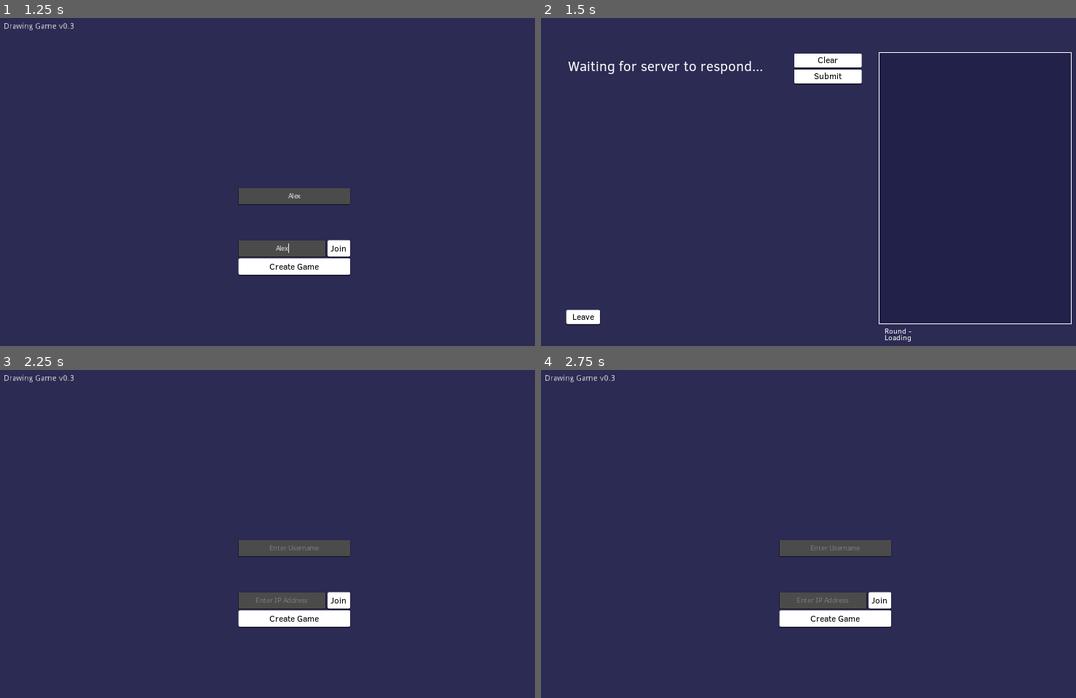
Above: before the commit, frames 1-4 (two rows, left to right).
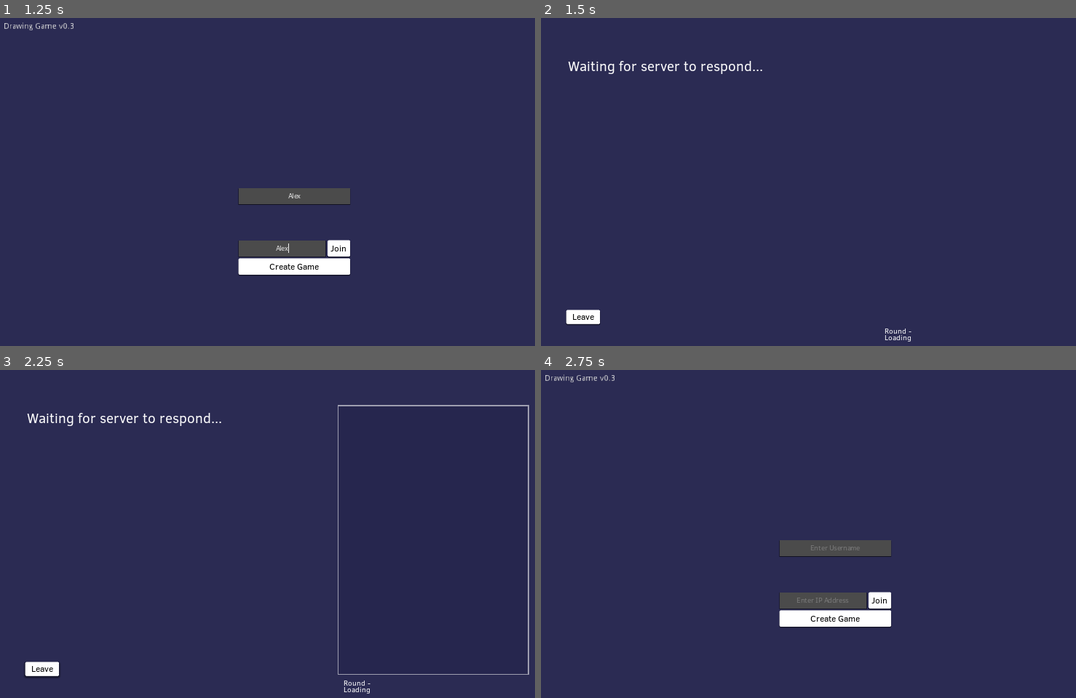
Above: after the commit, the same moments.

Repository: rednir/DrawingGame
Game: Godot game, scene res://Scenes/MainMenu.tscn
Same seed, same stepped clock (60 frames per second), same inputs: the game is played once before the commit and once after it.
Inputs (mouse positions are in pixels of both pictures, inside the frame that each line leads up to):
- Up to frame 1 (1.25 s): click (294, 195) at 0.52 s; type "Alex" at 0.6 s; click (283, 247) at 0.75 s; type "Alex" at 0.83 s
- Up to frame 2 (1.5 s): click "Join" at 1.25 s
- Up to frame 3 (2.25 s): click "Leave" at 2 s
- Up to frame 4 (2.75 s): no input

Frame 1 is identical in both runs. In frame 2, 1.6% of the frame differs, in the area x 47-100%, y 10-94%; in frame 3, 4.7%, in the area x 0-99%, y 1-99%; in frame 4, nothing differs.

Commit message:
add animations for canvas

Diff:
--- a/Scenes/Game.tscn
+++ b/Scenes/Game.tscn
@@ -23,13 +23,103 @@
 [sub_resource type="DynamicFont" id=4]
 font_data = ExtResource( 1 )
 
-[sub_resource type="DynamicFont" id=5]
+[sub_resource type="Animation" id=6]
+resource_name = "SETUP"
+length = 0.001
+step = 0.016
+tracks/0/type = "value"
+tracks/0/path = NodePath(".:rect_scale")
+tracks/0/interp = 1
+tracks/0/loop_wrap = true
+tracks/0/imported = false
+tracks/0/enabled = true
+tracks/0/keys = {
+"times": PoolRealArray( 0 ),
+"transitions": PoolRealArray( 1 ),
+"update": 0,
+"values": [ Vector2( 0.8, 0.8 ) ]
+}
+tracks/1/type = "value"
+tracks/1/path = NodePath(".:modulate")
+tracks/1/interp = 1
+tracks/1/loop_wrap = true
+tracks/1/imported = false
+tracks/1/enabled = true
+tracks/1/keys = {
+"times": PoolRealArray( 0 ),
+"transitions": PoolRealArray( 1 ),
+"update": 0,
+"values": [ Color( 1, 1, 1, 0 ) ]
+}
+
+[sub_resource type="Animation" id=5]
+resource_name = "in"
+length = 0.4
+step = 0.016
+tracks/0/type = "value"
+tracks/0/path = NodePath(".:rect_scale")
+tracks/0/interp = 1
+tracks/0/loop_wrap = true
+tracks/0/imported = false
+tracks/0/enabled = true
+tracks/0/keys = {
+"times": PoolRealArray( 0, 0.4 ),
+"transitions": PoolRealArray( 0.25, 0.999999 ),
+"update": 0,
+"values": [ Vector2( 0.8, 0.8 ), Vector2( 1, 1 ) ]
+}
+tracks/1/type = "value"
+tracks/1/path = NodePath(".:modulate")
+tracks/1/interp = 1
+tracks/1/loop_wrap = true
+tracks/1/imported = false
+tracks/1/enabled = true
+tracks/1/keys = {
+"times": PoolRealArray( 0, 0.4 ),
+"transitions": PoolRealArray( 1, 1 ),
+"update": 0,
+"values": [ Color( 1, 1, 1, 0 ), Color( 1, 1, 1, 1 ) ]
+}
+
+[sub_resource type="Animation" id=10]
+resource_name = "pulse_green"
+length = 1.5
+tracks/0/type = "value"
+tracks/0/path = NodePath(".:modulate")
+tracks/0/interp = 1
+tracks/0/loop_wrap = true
+tracks/0/imported = false
+tracks/0/enabled = true
+tracks/0/keys = {
+"times": PoolRealArray( 0, 1.5 ),
+"transitions": PoolRealArray( 1, 1 ),
+"update": 0,
+"values": [ Color( 0.403922, 1, 0.403922, 1 ), Color( 1, 1, 1, 1 ) ]
+}
+
+[sub_resource type="Animation" id=9]
+resource_name = "pulse_red"
+length = 1.5
+tracks/0/type = "value"
+tracks/0/path = NodePath(".:modulate")
+tracks/0/interp = 1
+tracks/0/loop_wrap = true
+tracks/0/imported = false
+tracks/0/enabled = true
+tracks/0/keys = {
+"times": PoolRealArray( 0, 1.5 ),
+"transitions": PoolRealArray( 1, 1 ),
+"update": 0,
+"values": [ Color( 1, 0.196078, 0.196078, 1 ), Color( 1, 1, 1, 1 ) ]
+}
+
+[sub_resource type="DynamicFont" id=7]
 size = 14
 extra_spacing_top = -3
 extra_spacing_bottom = -3
 font_data = ExtResource( 1 )
 
-[sub_resource type="DynamicFont" id=6]
+[sub_resource type="DynamicFont" id=8]
 size = 25
 font_data = ExtResource( 1 )
 
@@ -46,6 +136,7 @@
 margin_top = 60.0
 margin_right = 940.0
 margin_bottom = 540.0
+rect_pivot_offset = Vector2( 0, 240 )
 custom_styles/panel = SubResource( 1 )
 script = ExtResource( 3 )
 __meta__ = {
@@ -138,6 +229,13 @@
 "_edit_use_anchors_": false
 }
 
+[node name="DrawingCanvasAnimation" type="AnimationPlayer" parent="DrawingCanvas"]
+autoplay = "SETUP"
+anims/SETUP = SubResource( 6 )
+anims/in = SubResource( 5 )
+anims/pulse_green = SubResource( 10 )
+anims/pulse_red = SubResource( 9 )
+
 [node name="PlayersList" type="VBoxContainer" parent="."]
 margin_left = 56.0
 margin_top = 130.0
--- a/Scripts/Game/DrawingCanvas.gd
+++ b/Scripts/Game/DrawingCanvas.gd
@@ -8,6 +8,7 @@
 onready var game_node = get_parent()
 onready var button_clear_node = $ContainerButtons/ButtonClear
 onready var button_submit_node = $ContainerButtons/ButtonSubmit
+onready var canvas_animation_player = $DrawingCanvasAnimation
 
 
 var current_mouse_pos
@@ -17,9 +18,12 @@
 
 
 
+
 func _ready():
 	button_clear_node.connect("pressed", self, "on_button_clear_pressed")
 	button_submit_node.connect("pressed", self, "on_button_submit_pressed")
+	Client.client.connect("connection_established", self, "on_connected")
+
 
 
 
@@ -53,12 +57,14 @@
 	var turn_canvas_data = Client.canvas_data[Client.round_data.current_round][Client.round_data.current_player_turn]
 
 	if len(turn_canvas_data) >= MAX_PER_TURN:
+		canvas_animation_player.play("pulse_red")
 		allowed_to_draw = false
 		Events.emit_signal("info", "I think you've drawn a little too much...\nPress clear to restart your drawing.")
 		yield(Engine.get_main_loop().current_scene.get_node("AcceptDialog"), "hide")	# wait for dialog close
 		allowed_to_draw = true
 		return false
 	if Client.round_data.is_one_line and len(turn_canvas_data) > 0 and !is_currently_drawing:
+		canvas_animation_player.play("pulse_red")
 		allowed_to_draw = false
 		Events.emit_signal("info", "One line mode is enabled, and you just used your one line.\nPress the clear button if you think you messed up your drawing.")
 		yield(Engine.get_main_loop().current_scene.get_node("AcceptDialog"), "hide")	# wait for dialog close
@@ -105,6 +111,11 @@
 
 
 
+func on_connected(_proto = ""):
+	canvas_animation_player.play("in")
+
+
+
 func on_button_clear_pressed():
 	Client.canvas_data[Client.round_data.current_round][Client.round_data.current_player_turn].clear()
 	update()
@@ -113,3 +124,4 @@
 
 func on_button_submit_pressed():
 	Events.emit_signal("new_turn")
+	canvas_animation_player.play("pulse_green")
--- a/Scripts/Game/Game.gd
+++ b/Scripts/Game/Game.gd
@@ -15,6 +15,8 @@
 	$DrawingCanvas/ContainerHostButtons/ButtonNewGame.connect("pressed", self, "on_button_new_game_pressed")
 	$DrawingCanvas/ContainerHostButtons/CheckboxOneLine.connect("toggled", self, "on_one_line_toggled")
 	$ButtonLeave.connect("pressed", self, "on_button_leave_pressed")
+
+	$DrawingCanvas/ContainerButtons.visible = false
 
 	if Server.server == null:
 		$DrawingCanvas/ContainerHostButtons.visible = false
@@ -124,6 +126,8 @@
 
 
 func on_button_leave_pressed():
+	drawing_canvas_node.canvas_animation_player.play_backwards("in")
+	yield(drawing_canvas_node.canvas_animation_player, "animation_finished")
 	Client.leave_game()
 
 
Not shown: 3 places in Scenes/Game.tscn that only renumber resources
